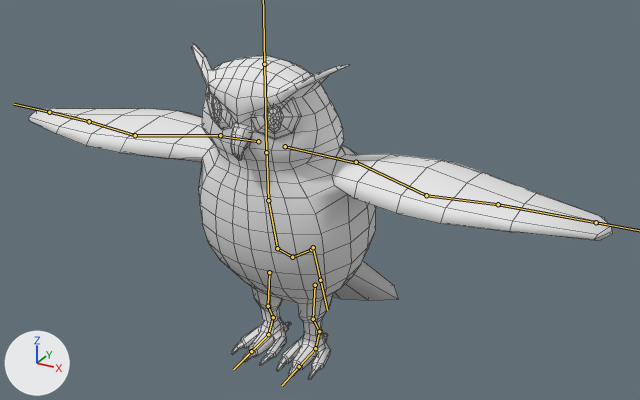
Two versions of the FBX model PigeonTheGame/Assets/3D_Models/Enemies/Owl/Owl_Baked.fbx, one commit apart.
Both versions are drawn from a camera (50 mm lens) standing at (18.3, -29.7, 23.1) and looking at (0.5, 2.7, 7.0). The lights are fixed; the arrows at lower left show +X, +Y and +Z. The bones that bend it are drawn over the model as lines. Mesh edges are drawn as thin lines.

The first picture shows 'OWL'.
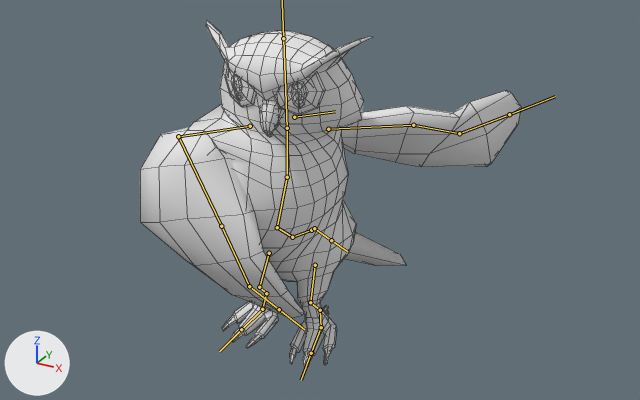
The newer file adds an action. The first version stands in its rest pose; the second is drawn at frame 3 of the action 'OwlRig|Owl_attack2.L'.

The change in detail:
Bone 'spine' (bone_spine) moves from (0.0, 0.0, 0.0) to (0.0, 0.22, -0.99).
Bone 'Chest2' (bone_chest2) turns from (0, 0, 0) to (-37, 72, -49) degrees about its own x, y and z.
Bone 'Chest1' (bone_chest1) turns from (0, 0, 0) to (0, -15, 0) degrees about its own x, y and z.
Bone 'Neck2' (bone_neck2) turns from (0, 0, 0) to (3, -59, -1) degrees about its own x, y and z.
Bone 'upper_arm.L' (bone_upper_arm_l) moves from (0.0, 0.0, 0.0) to (-0.91, 0.02, -0.92).
Bone 'upper_arm.L' (bone_upper_arm_l) turns from (0, 0, 0) to (8, -40, -38) degrees about its own x, y and z.
Bone 'forearm.L' (bone_forearm_l) turns from (0, 0, 0) to (4, -2, 32) degrees about its own x, y and z.
Bone 'hand.L' (bone_hand_l) turns from (0, 0, 0) to (61, -49, -65) degrees about its own x, y and z.
Bone 'shoulder.R' (bone_shoulder_r) moves from (0.0, 0.0, 0.0) to (0.02, 0.75, 0.05).
Bone 'shoulder.R' (bone_shoulder_r) turns from (0, 0, 0) to (7, 9, 17) degrees about its own x, y and z.
Bone 'upper_arm.R' (bone_upper_arm_r) turns from (0, 0, 0) to (-100, 15, 5) degrees about its own x, y and z.
Bone 'forearm.R' (bone_forearm_r) turns from (0, 0, 0) to (-10, 47, 15) degrees about its own x, y and z.
Bone 'hand.R' (bone_hand_r) turns from (0, 0, 0) to (-31, -18, -10) degrees about its own x, y and z.
Bone 'Upper_leg.L' (bone_upper_leg_l) turns from (0, 0, 0) to (-20, -7, -5) degrees about its own x, y and z.
Bone 'Lower_leg.L' (bone_lower_leg_l) turns from (0, 0, 0) to (36, 1, -2) degrees about its own x, y and z.
Bone 'Upper_leg.R' (bone_upper_leg_r) turns from (0, 0, 0) to (-11, 7, 7) degrees about its own x, y and z.
Bone 'Lower_leg.R' (bone_lower_leg_r) turns from (0, 0, 0) to (28, 0, 2) degrees about its own x, y and z.
Bone 'spine.002' (bone_spine_002) moves from (0.0, 0.0, 0.0) to (0.0, 0.1, 0.11).
Bone 'spine.002' (bone_spine_002) turns from (0, 0, 0) to (32, 0, 0) degrees about its own x, y and z.

Location of each change, (x1, y1, x2, y2) in pixels of the pictures (640 x 400 px):
'OWL', posed (35% narrower): before (29, 43, 613, 380); after (140, 20, 521, 367)
bone 'spine', root to tip: before (311, 249) to (294, 256); after (311, 230) to (294, 236)
bone 'Chest2', root to tip: before (277, 248) to (268, 200); after (277, 227) to (287, 177)
bone 'Chest1', root to tip: before (268, 200) to (266, 147); after (287, 177) to (287, 122)
bone 'Neck2', root to tip: before (266, 152) to (264, 64); after (287, 128) to (283, 38)
bone 'upper_arm.L', root to tip: before (356, 162) to (426, 195); after (328, 129) to (413, 125)
bone 'forearm.L', root to tip: before (426, 195) to (498, 204); after (413, 125) to (459, 133)
bone 'hand.L', root to tip: before (498, 204) to (596, 222); after (459, 133) to (509, 114)
bone 'shoulder.R', root to tip: before (258, 141) to (218, 136); after (250, 126) to (179, 136)
bone 'upper_arm.R', root to tip: before (220, 135) to (135, 135); after (178, 136) to (221, 226)
bone 'forearm.R', root to tip: before (135, 135) to (89, 121); after (221, 226) to (249, 286)
bone 'hand.R', root to tip: before (89, 121) to (49, 112); after (249, 286) to (279, 309)
bone 'Upper_leg.L', root to tip: before (315, 285) to (313, 319); after (315, 265) to (310, 302)
bone 'Lower_leg.L', root to tip: before (313, 319) to (319, 331); after (310, 302) to (320, 310)
bone 'Upper_leg.R', root to tip: before (269, 272) to (268, 306); after (269, 253) to (259, 287)
bone 'Lower_leg.R', root to tip: before (268, 306) to (273, 317); after (259, 287) to (266, 293)
bone 'spine.002', root to tip: before (313, 247) to (320, 280); after (314, 228) to (331, 240)
